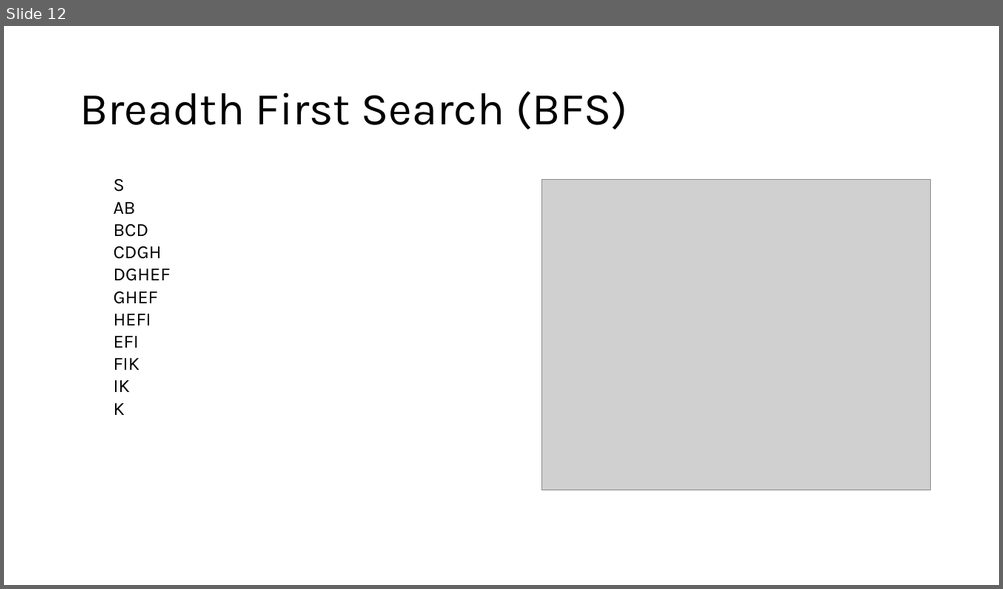
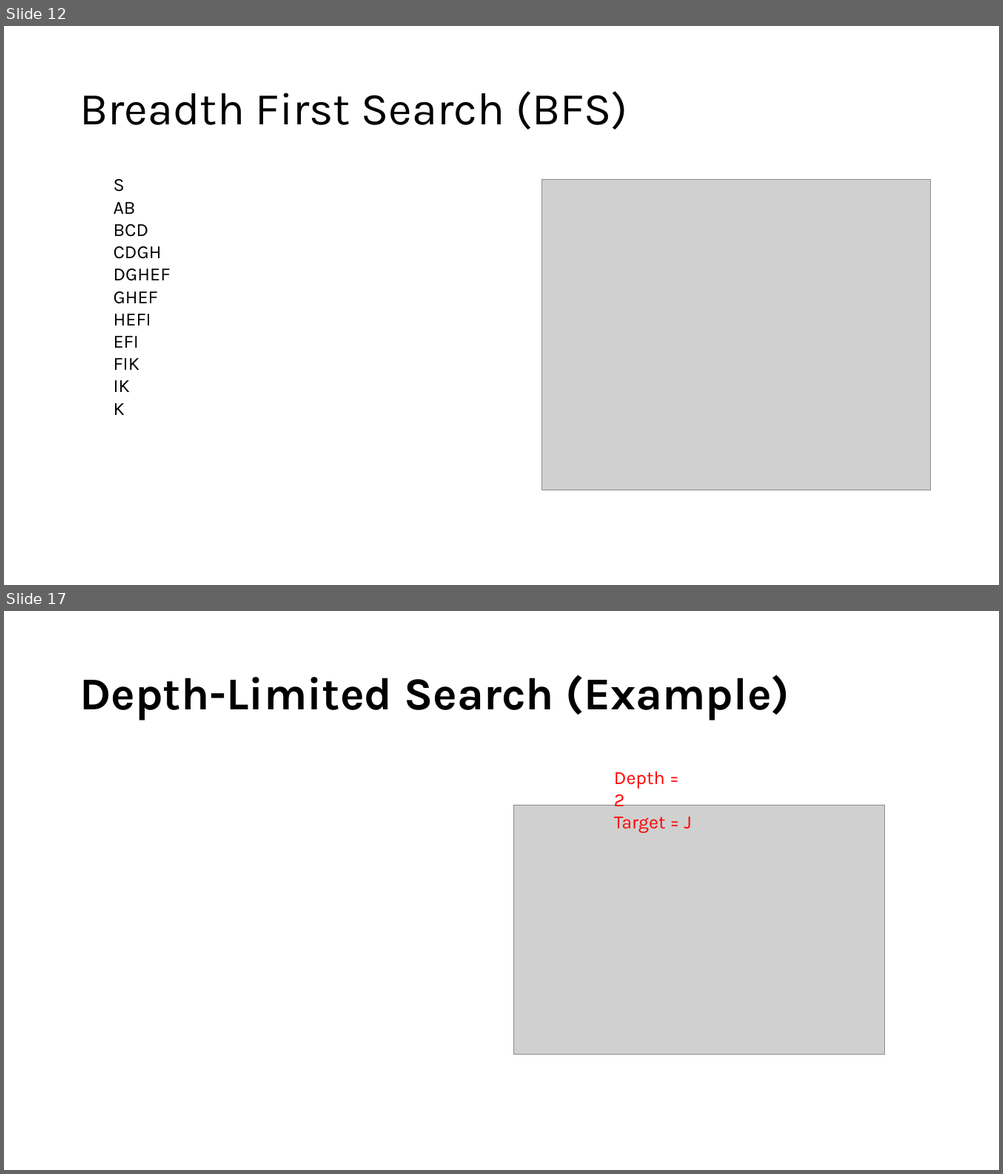
Before and after one commit to sdryasir/AI-Books, a slide deck: #1 Introduction to Artificial Intelligence (AI).pptx. Shown one above the other, each under a label of ours: slide 12 before the commit, slides 12 and 17 after it; the slides between them are not shown. The pictures are 1003x589 and 1003x1174 pixels, drawn with LibreOffice and Linux fonts; fonts in the diff are those of the drawing; grey boxes stand for pictures. Boxes give left, top, right and bottom in pixels: in the first picture for what was removed or moved away, otherwise in the second. Text is boxed around its words. In the diff, an @@ line names an element or a change of style, - is before the commit and + after.

```diff
--- a/#1 Introduction to Artificial Intelligence (AI).pptx
+++ b/#1 Introduction to Artificial Intelligence (AI).pptx
@@ slide 17 added at box(4, 611, 999, 1170), background #FFFFFF @@
@@ title added at box(79, 675, 790, 721), 44 pt, text #000000, bold @@
+Depth-Limited Search (Example)
@@ text added at box(614, 771, 691, 833), 18 pt, text #FF0000 @@
+Depth = 2
+Target = J
@@ picture added at box(514, 806, 885, 1055) @@
```
Also in this commit, not shown: 12 other slides added, 1 slide removed, 1 other file.
